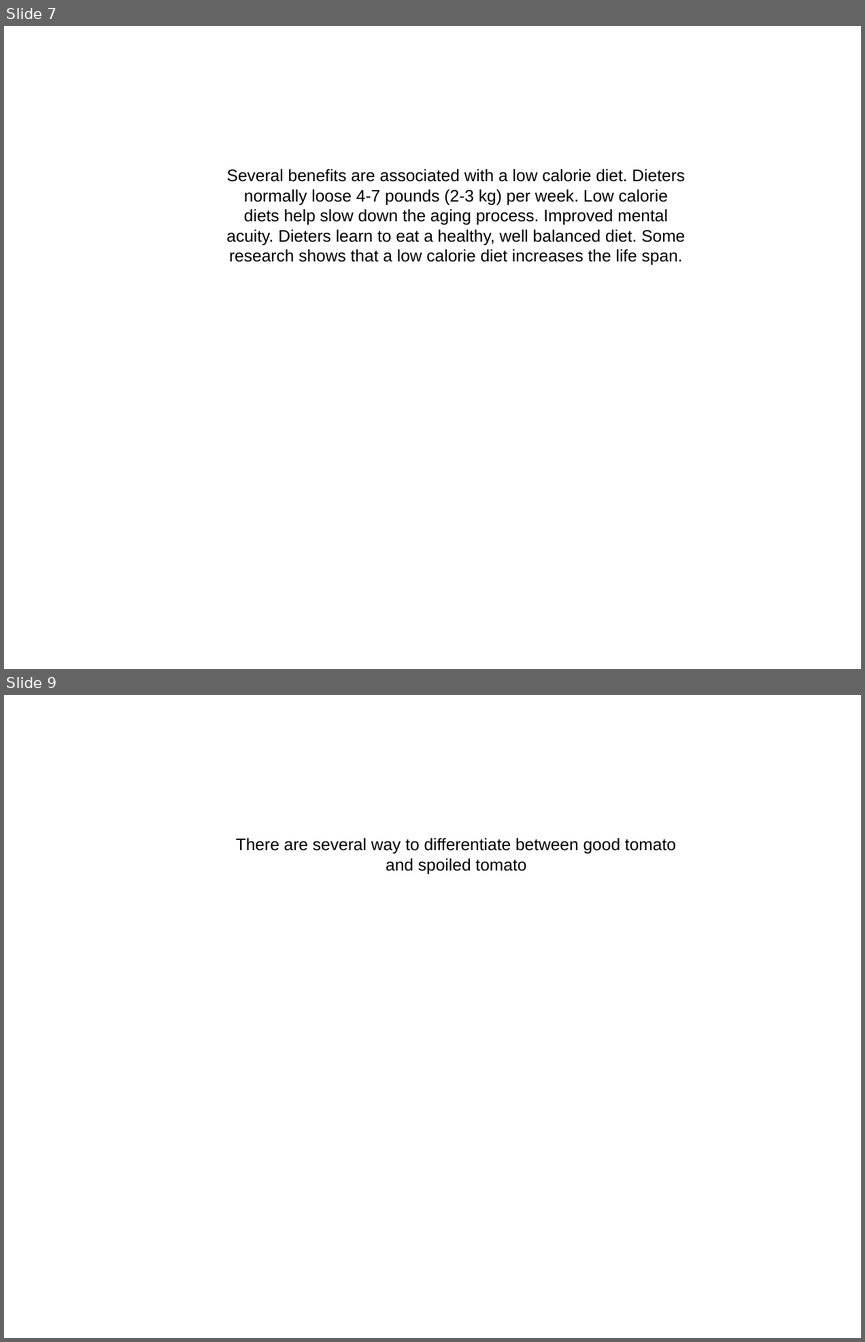
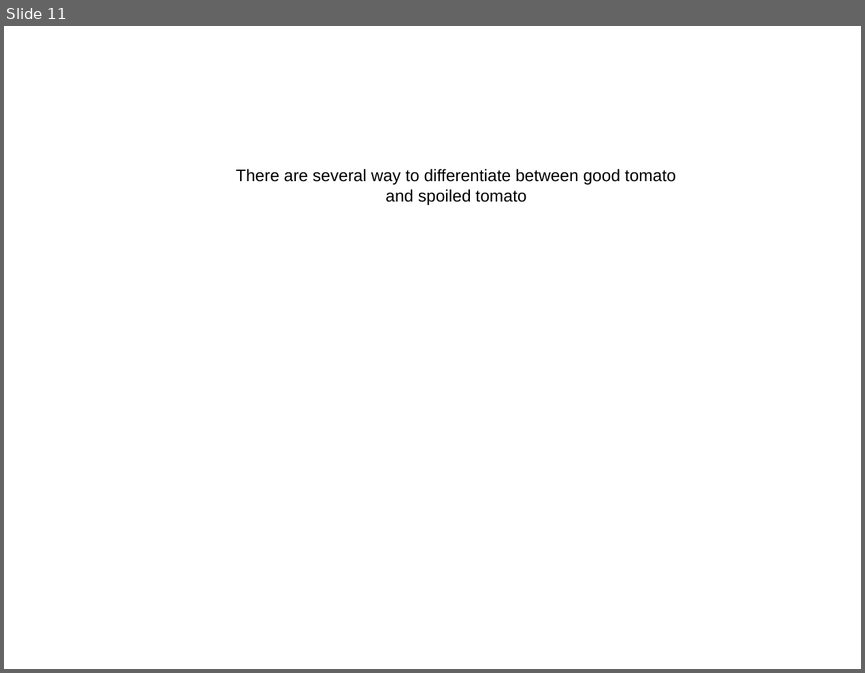
Before and after one commit to PikKACHUU/AutoGenerateArgumentation, a slide deck: slideshow.pptx. Shown one above the other, each under a label of ours: slides 7 and 9 before the commit, slide 11 after it; the slides between them are not shown. The pictures are 865x1342 and 865x673 pixels, drawn with LibreOffice and Linux fonts; fonts in the diff are those of the drawing. Boxes give left, top, right and bottom in pixels: in the first picture for what was removed or moved away, otherwise in the second. Text is boxed around its words. In the diff, an @@ line names an element or a change of style, - is before the commit and + after.

```diff
--- a/slideshow.pptx
+++ b/slideshow.pptx
@@ slide 7 removed at (4, 26, 861, 669), background #FFFFFF @@
@@ text removed at (226, 169, 685, 265) @@
-Several benefits are associated with a low calorie diet. Dieters normally loose 4-7 pounds (2-3 kg) per week. Low calorie diets help slow down the aging process. Improved mental acuity. Dieters learn to eat a healthy, well balanced diet. Some research shows that a low calorie diet increases the life span.
@@ what was slide 9 is now slide 11 @@
```
Also in this commit, not shown: 1 slide changed, 8 slides added, 5 other slides removed, 7 other files.
